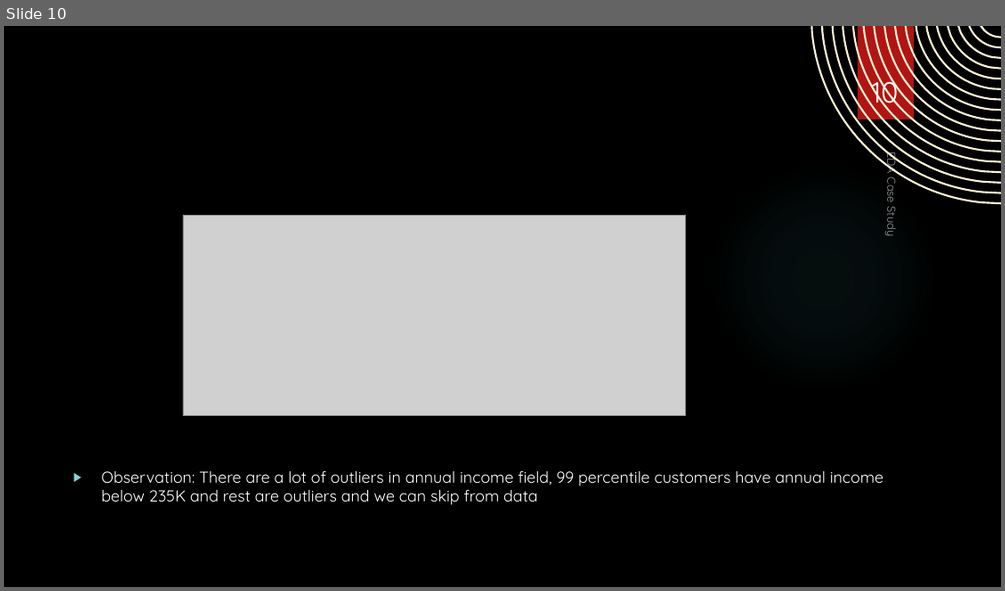
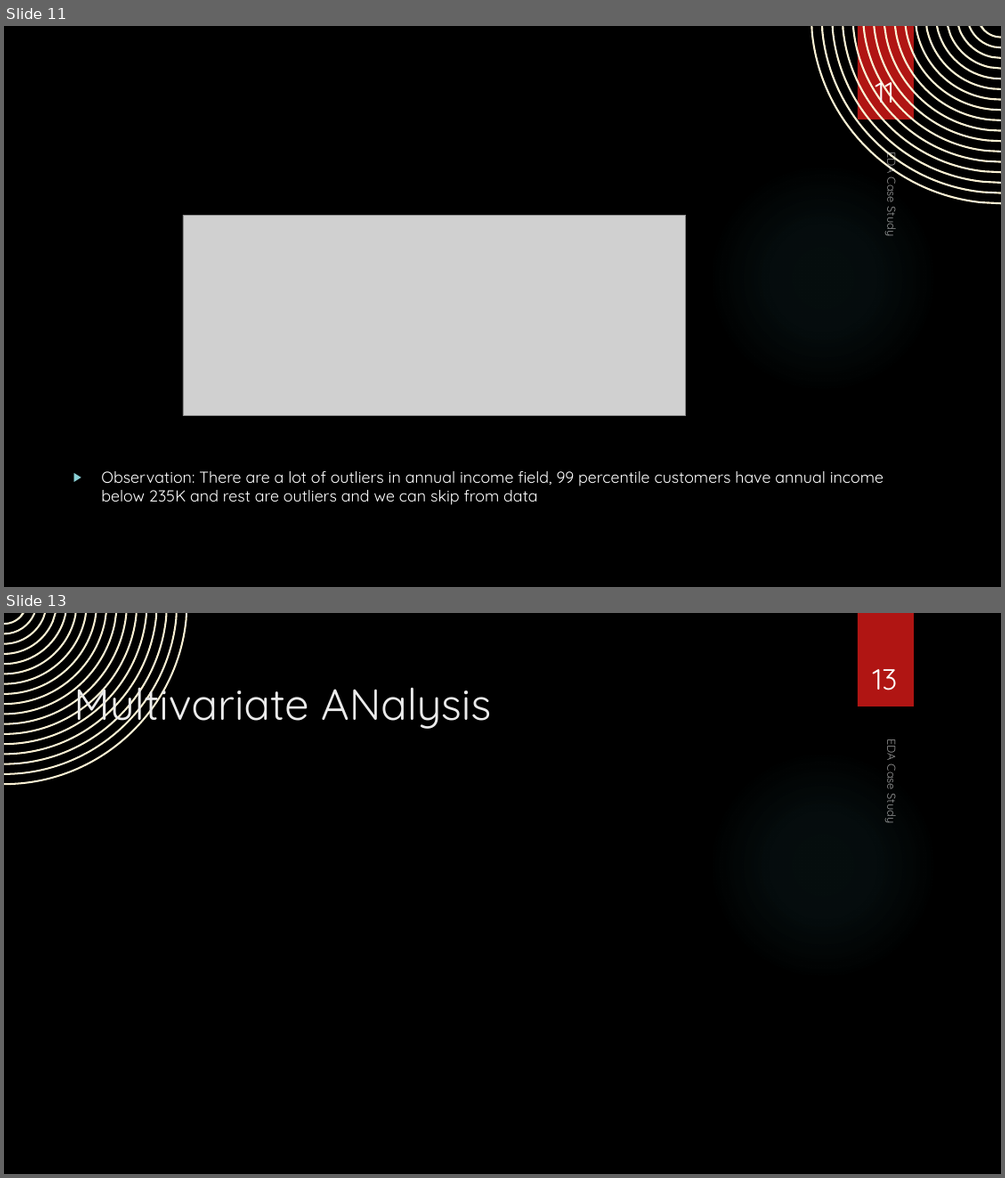
Before and after one commit to asthaa29/lendingcasestudy, a slide deck: EDA Case Study.pptx. Shown one above the other, each under a label of ours: slide 10 before the commit, slides 11 and 13 after it; the slides between them are not shown. The pictures are 1005x591 and 1005x1178 pixels, drawn with LibreOffice and Linux fonts; fonts in the diff are those of the drawing; grey boxes stand for pictures; background and template pictures are left out. Boxes give left, top, right and bottom in pixels: in the first picture for what was removed or moved away, otherwise in the second. Text is boxed around its words. In the diff, an @@ line names an element or a change of style, - is before the commit and + after.

```diff
--- a/EDA Case Study.pptx
+++ b/EDA Case Study.pptx
@@ slide 13 added at bbox=[4, 613, 1001, 1174], background picture (left out); not listed: 2 template elements that a slide beside it also shows @@
@@ freeform shape added at bbox=[4, 613, 187, 785], fill #FAF1D4 @@
@@ title added at bbox=[73, 674, 491, 731], 42 pt, text #EBEBEB @@
+Multivariate ANalysis
@@ page number added at bbox=[873, 669, 898, 690], 28 pt, text #FFFFFF @@
+13
@@ text added at bbox=[884, 740, 901, 823], 11 pt, text #FFFFFF at 60% opacity @@
+EDA Case Study
@@ what was slide 10 is now slide 11 @@
@@ page number at bbox=[875, 72, 895, 111]: text changed @@
-10
+11
```
Also in this commit, not shown: 5 slides changed, 1 other slide added.
